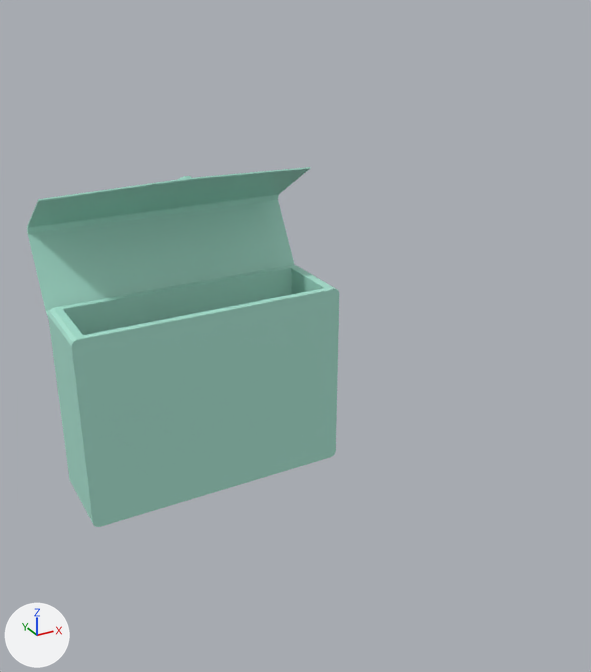
The OBJ model Items/Models/briefcase.obj, before and after one commit.
Both versions are drawn from a camera (50 mm lens) standing at (5.69, 7.12, 6.9) and looking at (8.21, 11.71, 4.6). The lights are fixed; the arrows at lower left show +X, +Y and +Z. Where no turn or scale is listed for an object, it has been applied to the vertices.

The scene before the commit, as lines of its bpy script (objects in view):
```python
me_24h = bpy.data.meshes.new('24h')
me_24h.from_pydata(...)  # 40 vertices, 76 faces; spans x 6.73..8.73, y 11.98..12.61, z 3.33..4.78
me_24h.materials.append(mat_material_012)  # green #ade7d5
me_24htop = bpy.data.meshes.new('24hTop')
me_24htop.from_pydata(...)  # 164 vertices, 316 faces; spans x 6.73..8.73, y 12.36..12.96, z 4.69..5.64
me_24htop.materials.append(mat_material_012)  # green #ade7d5
ob_24h = bpy.data.objects.new('24h', me_24h)
ob_24h.location = (0.0, 0.0, 0.0)
ob_24htop = bpy.data.objects.new('24hTop', me_24htop)
ob_24htop.location = (0.0, 0.0, 0.0)
```
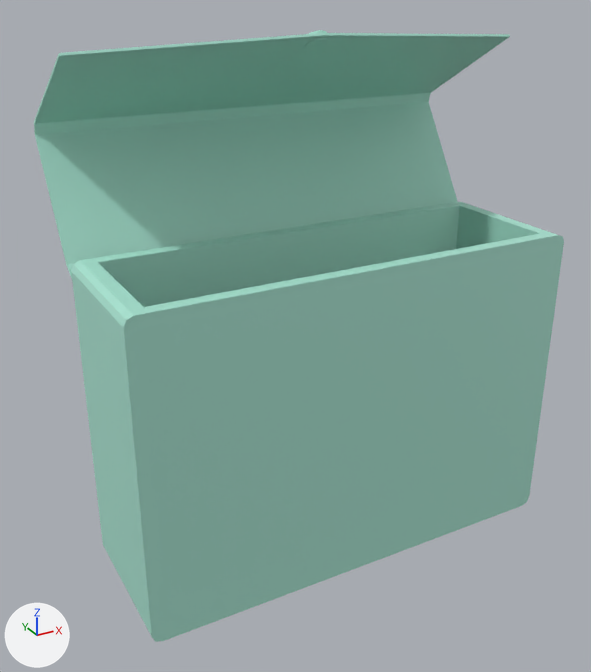
Edits to the scene script, one JSON object a line:
```json
{"block": "me_24htop", "where": "# used by ob_24htop; location = (0.0, 0.0, 0.0)"}
{"op": "remove", "block": "me_24htop", "code": "me_24htop.from_pydata(...)  # 164 vertices, 316 faces; spans x 6.73..8.73, y 12.36..12.96, z 4.69..5.64"}
{"op": "add", "block": "me_24htop", "code": "me_24htop.from_pydata(...)  # 204 vertices, 392 faces; spans x 6.74..9.7, y 10.78..12.32, z 3.27..6.61"}
{"block": "me_24htop", "change": "me_24htop part 1: the loose piece of 64 vertices spanning x 7.69..7.78, y 12.37..12.47, z 5.56..5.64 is scaled about its middle by (1.48, 1.56, 1.44), then moved by (0.49, -0.94, 0.96)"}
{"block": "me_24htop", "change": "me_24htop part 2: the loose piece of 36 vertices spanning x 6.73..8.73, y 12.36..12.96, z 4.69..5.63 is scaled about its middle by (1.48, 1.56, 1.44), then moved by (0.49, -0.81, 0.76)"}
{"block": "me_24htop", "change": "me_24htop part 3: a new loose piece of 40 vertices spanning x 6.74..9.7, y 10.78..11.77, z 3.27..5.37, in mat_material_012 (green #ade7d5)"}
{"op": "remove", "block": "ob_24h", "code": ["ob_24h = bpy.data.objects.new('24h', me_24h)", "ob_24h.location = (0.0, 0.0, 0.0)"]}
```

Boxes [x1, y1, x2, y2] around the edits, measured in the pictures (591 x 672 px; the box of a moved part takes in the faces that stretch with it):
```json
{"object": "24hTop", "change": "reshaped", "before": [27, 167, 310, 319], "after": [34, 30, 564, 642], "on screen": "87% wider, 301% taller"}
{"object": "24h", "change": "deleted", "before": [48, 265, 339, 527], "on screen": "green"}
{"part": 1, "of": "me_24htop", "change": "moved or reshaped", "before": [179, 176, 192, 186], "after": [304, 30, 329, 51]}
{"part": 2, "of": "me_24htop", "change": "moved or reshaped", "before": [27, 167, 310, 319], "after": [34, 33, 510, 280]}
{"part": 3, "of": "me_24htop", "change": "added", "after": [71, 202, 564, 642], "on screen": "green"}
```
